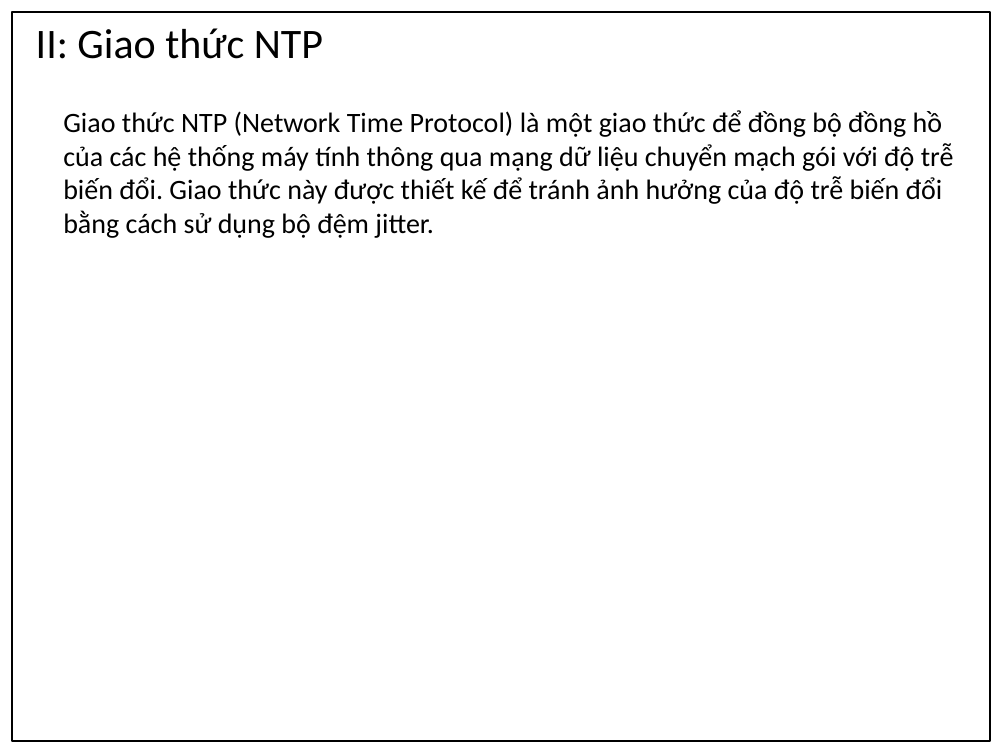
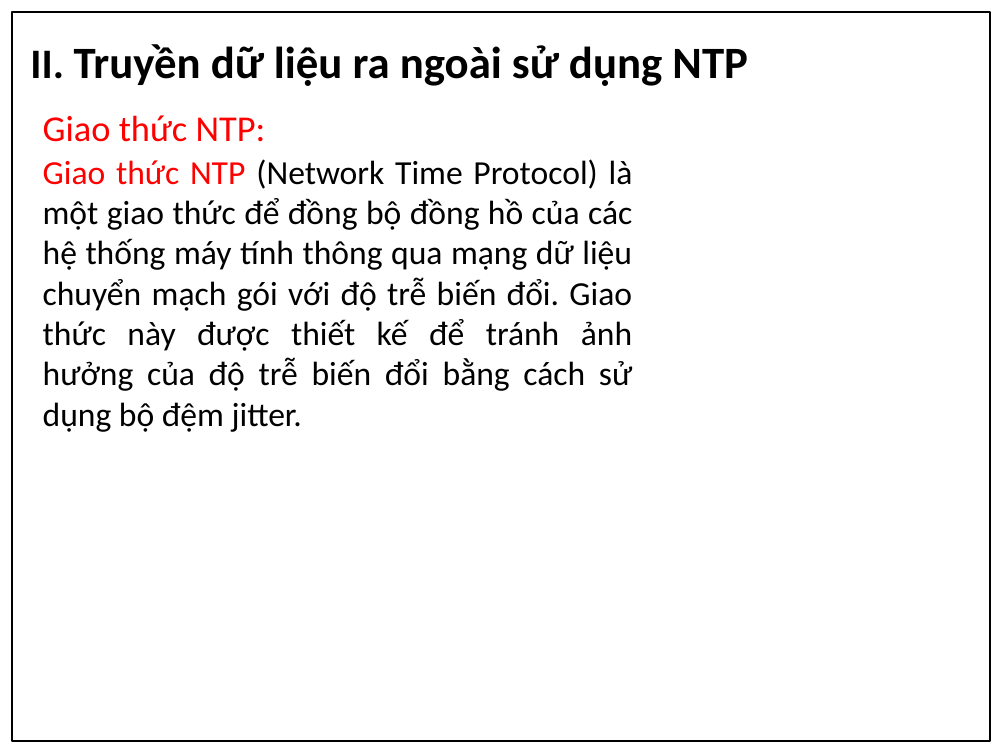
Before and after one commit to apkadmin/doan, a slide deck: slide 8 of Kỹ-thuật-khai-thác-giao-thức-Network-Time.pptx. Drawn at 1008x756 pixels with LibreOffice and Linux fonts; fonts in the diff are those of the drawing; background and template pictures are left out. Boxes give left, top, right and bottom in pixels: in the first picture for what was removed or moved away, otherwise in the second. Text is boxed around its words. In the diff, an @@ line names an element or a change of style, - is before the commit and + after.

```diff
--- a/Kỹ-thuật-khai-thác-giao-thức-Network-Time.pptx
+++ b/Kỹ-thuật-khai-thác-giao-thức-Network-Time.pptx
@@ text at [30,44,748,86]: text changed; size 30 to 32 pt; bold on @@
-II: Giao thức NTP
+II. Truyền dữ liệu ra ngoài sử dụng NTP
@@ text added at [43,115,266,142], 26 pt, text #FF0000 @@
+Giao thức NTP:
@@ text "Giao thức NTP (Network Time ...": place and size @@
-text "Giao thức NTP (Network Time ..." at [63,110,954,238]
+text "Giao thức NTP (Network Time ..." at [43,159,633,432]
@@ text "Giao thức NTP (Network Time ..." at [43,159,633,432]: size 20 to 24 pt; text colour #000000 to #FF0000 in "Giao thức NTP"; alignment left to justified @@
```
Also in this commit, not shown: 10 other slides changed, 4 slides added, 2 slides removed, 7 other files.
